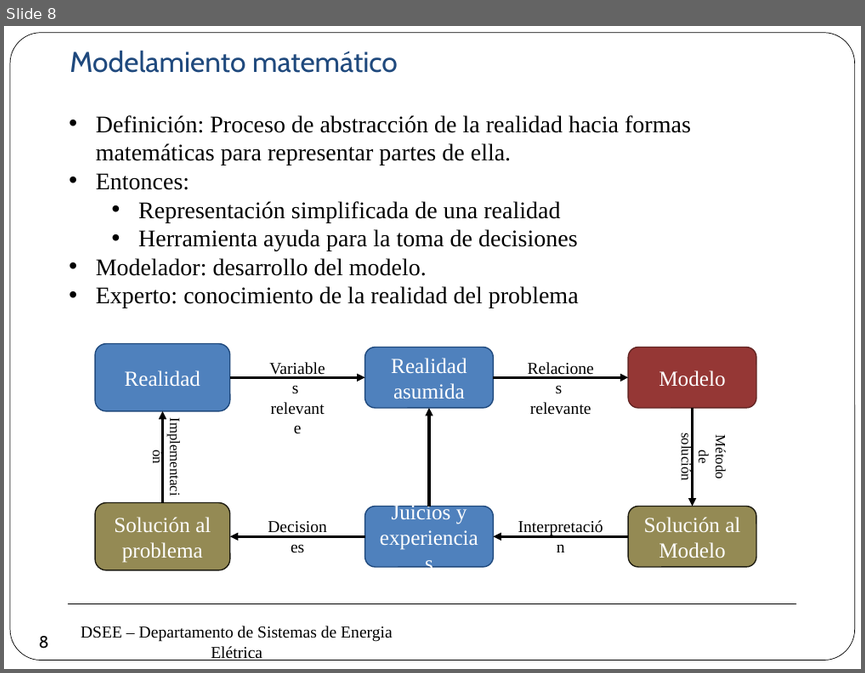
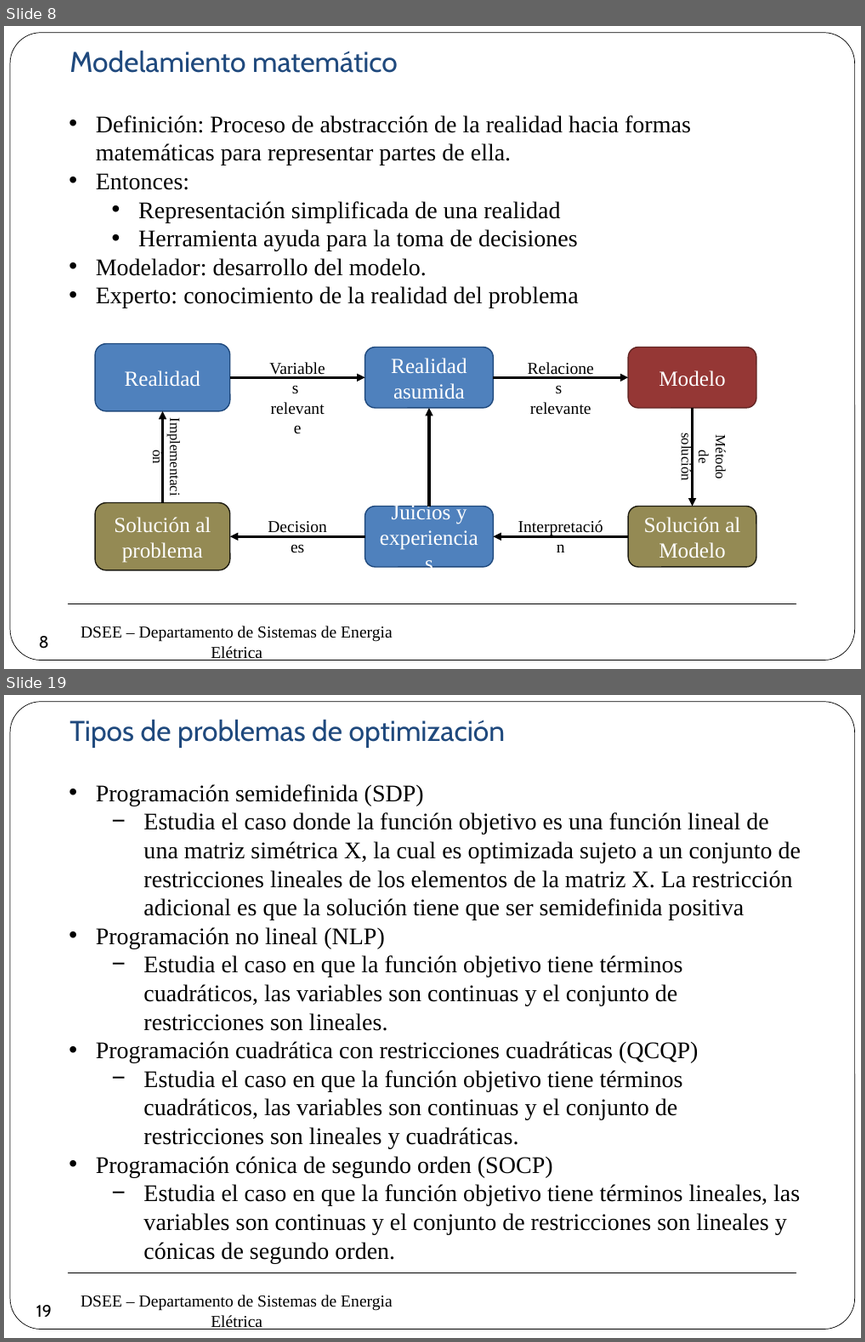
Before and after one commit to erikfilias/Power-Systems-Optimization-using-Julia-Language, a slide deck: 1. Lectures/Introducción a la Optimización aplicada a Sistemas de Energía Eléctrica/Dia 1/2. Modelamiento & Optimización.pptx. Shown one above the other, each under a label of ours: slide 8 before the commit, slides 8 and 19 after it; the slides between them are not shown. The pictures are 865x673 and 865x1342 pixels, drawn with LibreOffice and Linux fonts; fonts in the diff are those of the drawing; background and template pictures are left out. Boxes give left, top, right and bottom in pixels: in the first picture for what was removed or moved away, otherwise in the second. Text is boxed around its words. In the diff, an @@ line names an element or a change of style, - is before the commit and + after.

```diff
--- a/1. Lectures/Introducción a la Optimización aplicada a Sistemas de Energía Eléctrica/Dia 1/2. Modelamiento & Optimización.pptx
+++ b/1. Lectures/Introducción a la Optimización aplicada a Sistemas de Energía Eléctrica/Dia 1/2. Modelamiento & Optimización.pptx
@@ slide 19 added at box(4, 695, 861, 1338), background #FFFFFF; not listed: 3 template elements that a slide beside it also shows @@
@@ text added at box(69, 719, 506, 748), 24 pt, text #1F497D @@
+Tipos de problemas de optimización
@@ text added at box(96, 784, 800, 1263), 20 pt, text #000000 @@
+• Programación semidefinida (SDP)
+  − Estudia el caso donde la función objetivo es una función lineal de una matriz simétrica X, la cual es optimizada sujeto a un conjunto de restricciones lineales de los elementos de la matriz X. La restricción adicional es que la solución tiene que ser semidefinida positiva
+• Programación no lineal (NLP)
+  − Estudia el caso en que la función objetivo tiene términos cuadráticos, las variables son continuas y el conjunto de restricciones son lineales.
+• Programación cuadrática con restricciones cuadráticas (QCQP)
+  − Estudia el caso en que la función objetivo tiene términos cuadráticos, las variables son continuas y el conjunto de restricciones son lineales y cuadráticas.
+• Programación cónica de segundo orden (SOCP)
+  − Estudia el caso en que la función objetivo tiene términos lineales, las variables son continuas y el conjunto de restricciones son lineales y cónicas de segundo orden.
@@ page number added at box(28, 1294, 61, 1327), 14 pt, text #000000 @@
+19
```
Also in this commit, not shown: 1 slide changed, 10 other slides added.
